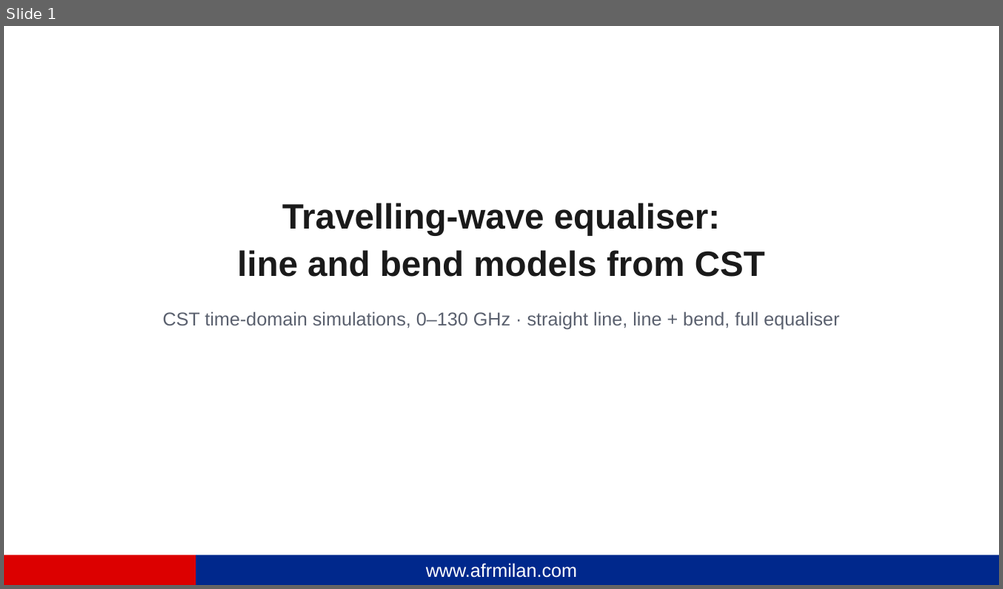
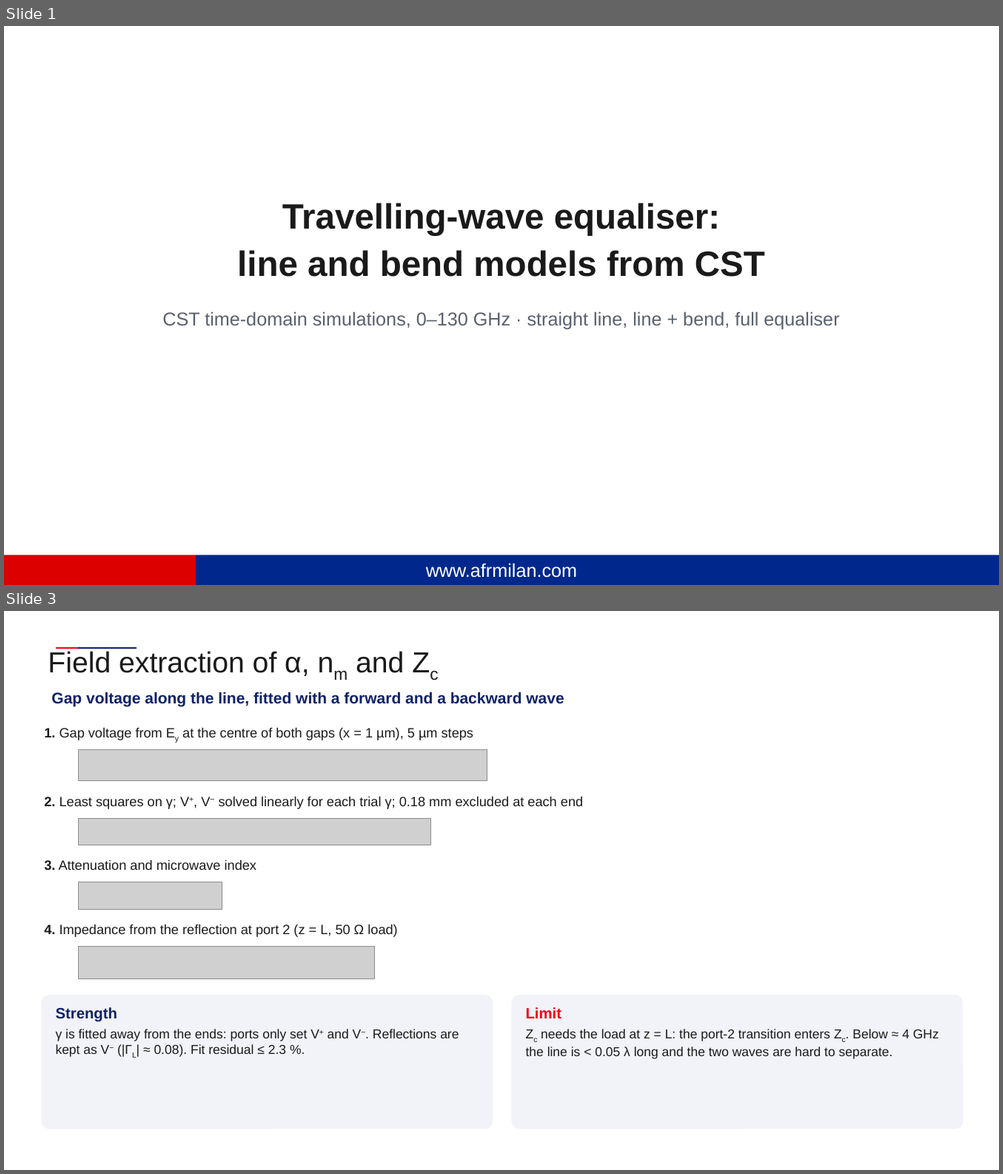
Before and after one commit to andreimuresian/claude, a slide deck: docs/cst/Equalization/Equalisation.pptx. Shown one above the other, each under a label of ours: slide 1 before the commit, slides 1 and 3 after it; the slides between them are not shown. The pictures are 1003x589 and 1003x1174 pixels, drawn with LibreOffice and Linux fonts; fonts in the diff are those of the drawing; grey boxes stand for pictures; background and template pictures are left out. Boxes give left, top, right and bottom in pixels: in the first picture for what was removed or moved away, otherwise in the second. Text is boxed around its words. In the diff, an @@ line names an element or a change of style, - is before the commit and + after.

```diff
--- a/docs/cst/Equalization/Equalisation.pptx
+++ b/docs/cst/Equalization/Equalisation.pptx
@@ slide 3 added at (4, 611, 999, 1170), background #FFFFFF @@
@@ text added at (48, 651, 404, 676), 28 pt, text #1A1A1A @@
+Field extraction of α, nm and Zc
@@ line added from (56, 648) to (80, 648), #F20013 2 pt @@
@@ line added from (78, 648) to (136, 648), #0E2268 2 pt @@
@@ text added at (51, 692, 563, 707), 15 pt, text #0E2268, bold @@
+Gap voltage along the line, fitted with a forward and a backward wave
@@ text added at (44, 727, 473, 741), 13 pt, text #1A1A1A @@
+1. Gap voltage from Ey at the centre of both gaps (x = 1 µm), 5 µm steps
@@ picture added at (79, 750, 486, 781) @@
@@ text added at (44, 796, 583, 809), 13 pt, text #1A1A1A @@
+2. Least squares on γ; V+, V− solved linearly for each trial γ; 0.18 mm excluded at each end
@@ picture added at (79, 818, 431, 846) @@
@@ text added at (44, 860, 256, 870), 13 pt, text #1A1A1A @@
+3. Attenuation and microwave index
@@ picture added at (79, 883, 222, 909) @@
@@ text added at (44, 924, 397, 937), 13 pt, text #1A1A1A @@
+4. Impedance from the reflection at port 2 (z = L, 50 Ω load)
@@ picture added at (79, 947, 374, 980) @@
@@ rounded rectangle added at (41, 995, 492, 1130), fill #F1F3F8 @@
@@ text added at (56, 1008, 458, 1057), 12.5 pt, text #1A1A1A @@
+Strength
+γ is fitted away from the ends: ports only set V+ and V−. Reflections are kept as V− (|ΓL| ≈ 0.08). Fit residual ≤ 2.3 %.
@@ rounded rectangle added at (512, 995, 963, 1130), fill #F1F3F8 @@
@@ text added at (526, 1008, 939, 1059), 12.5 pt, text #1A1A1A @@
+Limit
+Zc needs the load at z = L: the port-2 transition enters Zc. Below ≈ 4 GHz the line is < 0.05 λ long and the two waves are hard to separate.
```
Also in this commit, not shown: 1 slide changed, 2 other slides added, 1 slide removed, 19 other files.
